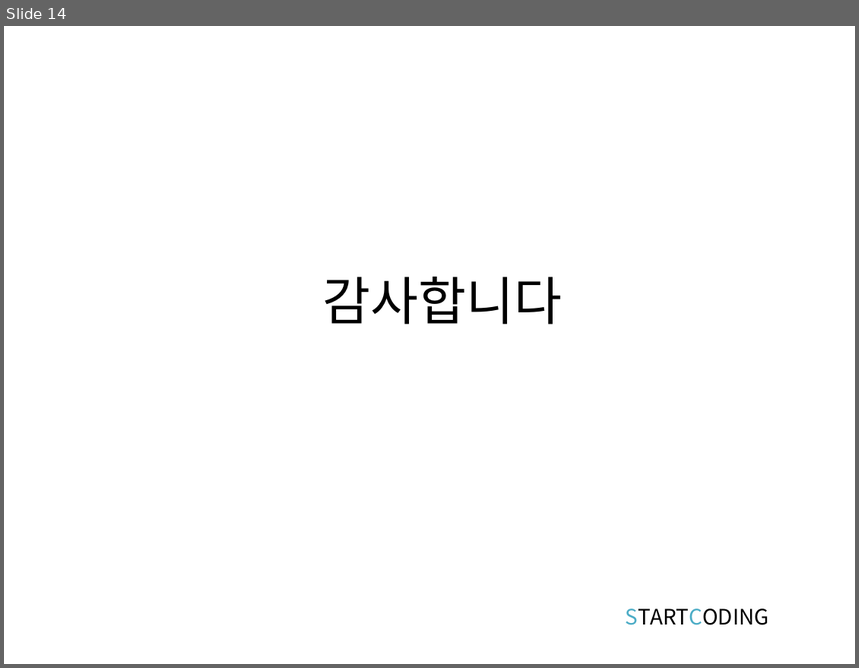
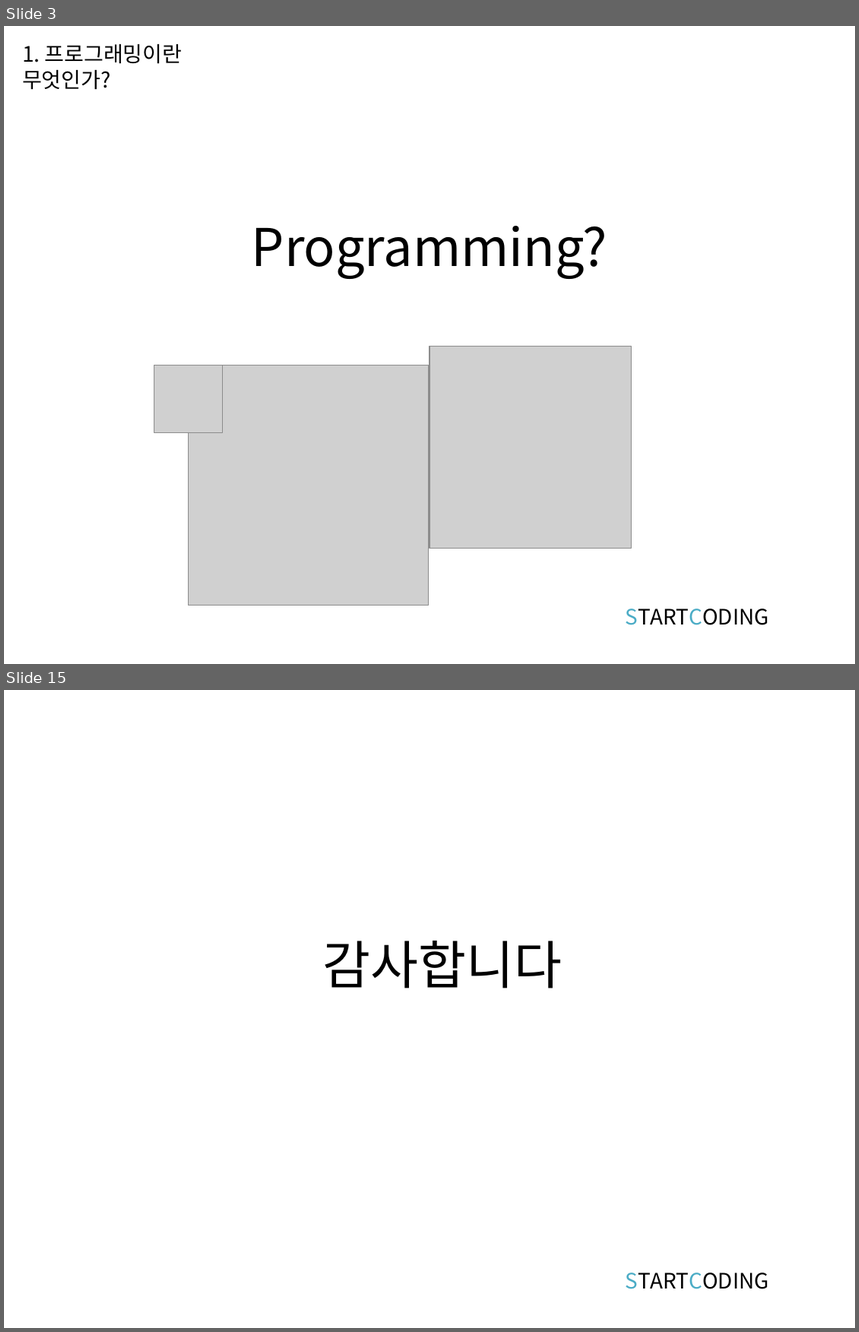
Before and after one commit to kwonkijun/web, a slide deck: 프론트엔드기초(PPT)/웹프로그래밍 1강_강의소개.pptx. Shown one above the other, each under a label of ours: slide 14 before the commit, slides 3 and 15 after it; the slides between them are not shown. The pictures are 859x668 and 859x1332 pixels, drawn with LibreOffice and Linux fonts; fonts in the diff are those of the drawing; grey boxes stand for pictures. Boxes give left, top, right and bottom in pixels: in the first picture for what was removed or moved away, otherwise in the second. Text is boxed around its words. In the diff, an @@ line names an element or a change of style, - is before the commit and + after.

```diff
--- a/프론트엔드기초(PPT)/웹프로그래밍 1강_강의소개.pptx
+++ b/프론트엔드기초(PPT)/웹프로그래밍 1강_강의소개.pptx
@@ slide 3 added at bbox=[4, 26, 855, 664], background #FFFFFF @@
@@ text added at bbox=[22, 44, 182, 89], 18 pt, text #000000 @@
+1. 프로그래밍이란 무엇인가?
@@ title added at bbox=[252, 226, 607, 279], 44 pt, text #000000 @@
+Programming?
@@ picture added at bbox=[154, 366, 223, 433] @@
@@ picture added at bbox=[189, 366, 429, 606] @@
@@ picture added at bbox=[430, 347, 631, 549] @@
@@ text added at bbox=[626, 609, 769, 626], 18 pt, text #000000 @@
+STARTCODING
@@ what was slide 14 is now slide 15 @@
```
Also in this commit, not shown: 13 slides changed, 27 other files.
